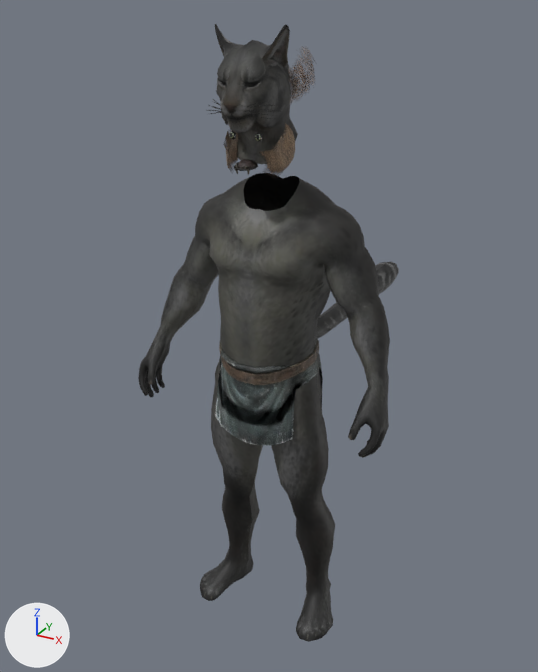
The glTF model packages/character-assets/files/races/khajiit.glb: old version first, new version second.
One viewpoint serves both versions: a 50 mm camera at (7.66, -13.85, 14.83) aimed at (-1.31, 2.47, 6.67). The lights are fixed; the arrows at lower left show +X, +Y and +Z. The first picture is the older version. Where no turn or scale is listed for an object, it has been applied to the vertices. Vertices at exactly the same position are counted once.

Script lines for the objects in view, before the commit:
```python
me_footmale_big = bpy.data.meshes.new('FootMale_Big')
me_footmale_big.from_pydata(...)  # 170 vertices, 316 faces; spans x -1.99..1.99, y -0.8..1.0, z -0.01..1.2
me_footmale_big.materials.append(mat_footmale_big_mat)
me_khajiitbeard02 = bpy.data.meshes.new('KhajiitBeard02')
me_khajiitbeard02.from_pydata(...)  # 353 vertices, 216 faces; spans x -0.9..0.87, y -0.24..0.72, z 13.01..14.19
me_khajiitbeard02.materials.append(mat_khajiitbeard02_mat)
me_maleheadkhajiit = bpy.data.meshes.new('MaleHeadKhajiit')
me_maleheadkhajiit.from_pydata(...)  # 1258 vertices, 2252 faces; spans x -0.86..0.83, y -1.42..0.61, z 11.91..14.57
me_maleheadkhajiit.materials.append(mat_maleheadkhajiit_mat)
me_maleunderwear_1 = bpy.data.meshes.new('MaleUnderwear_1')
me_maleunderwear_1.from_pydata(...)  # 257 vertices, 456 faces; spans x -1.24..1.24, y -1.07..1.11, z 5.49..8.12
me_maleunderwear_1.materials.append(mat_maleunderwear_1_mat)
me_maleunderwearbody_0 = bpy.data.meshes.new('MaleUnderwearBody:0')
me_maleunderwearbody_0.from_pydata(...)  # 1270 vertices, 2432 faces; spans x -2.92..2.92, y -1.01..1.47, z 1.13..11.51
me_maleunderwearbody_0.materials.append(mat_maleunderwearbody_0_mat)
ob_footmale_big = bpy.data.objects.new('FootMale_Big', me_footmale_big)
ob_footmale_big.location = (0.0, 0.0, 0.0)
ob_khajiitbeard02 = bpy.data.objects.new('KhajiitBeard02', me_khajiitbeard02)
ob_khajiitbeard02.location = (0.0, 0.0, 0.0)
ob_maleheadkhajiit = bpy.data.objects.new('MaleHeadKhajiit', me_maleheadkhajiit)
ob_maleheadkhajiit.location = (0.0, 0.0, 0.0)
ob_maleunderwear_1 = bpy.data.objects.new('MaleUnderwear_1', me_maleunderwear_1)
ob_maleunderwear_1.location = (0.0, 0.0, 0.0)
ob_maleunderwearbody_0 = bpy.data.objects.new('MaleUnderwearBody:0', me_maleunderwearbody_0)
ob_maleunderwearbody_0.location = (0.0, 0.0, 0.0)
# also in view: 'khajiitTailOUT' at (0.0, 4.61, 7.11); 'HandMaleBig3rd' at (0.0, -0.46, 6.92); 'KhajiitBeard01Alpha' at (-0.02, -0.46, 12.21)
```
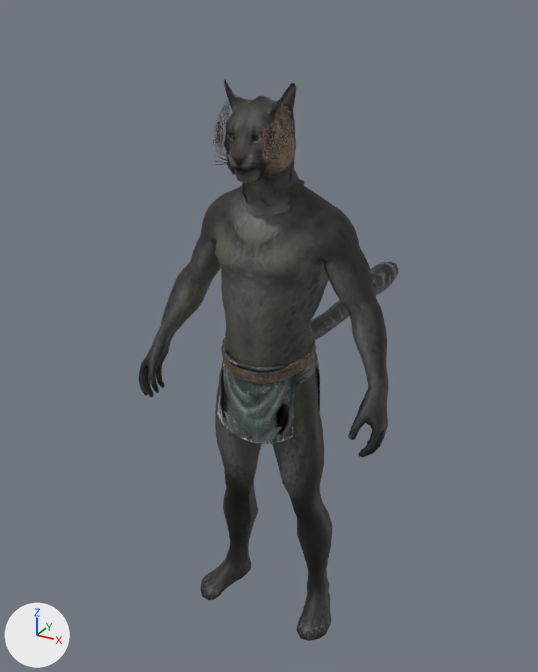
The edits, one by one:
me_maleunderwear_1 is used by ob_maleunderwear_1; location (0.0, 0.0, 0.0).
me_maleunderwear_1 had 257 vertices, 456 faces and spanned x -1.24..1.24, y -1.07..1.11, z 5.49..8.12.
me_maleunderwear_1 now has 271 vertices, 491 faces and spans x -1.16..1.16, y -1.0..1.09, z 5.52..8.12.
me_maleunderwear_1 part 1: 257 vertices removed from x -1.24..1.24, y -1.07..1.11, z 5.49..8.12; 271 vertices added at x -1.16..1.16, y -1.0..1.09, z 5.52..8.12.
me_maleunderwearbody_0 is used by ob_maleunderwearbody_0; location (0.0, 0.0, 0.0).
me_maleunderwearbody_0 had 1270 vertices, 2432 faces and spanned x -2.92..2.92, y -1.01..1.47, z 1.13..11.51.
me_maleunderwearbody_0 now has 1270 vertices, 2432 faces and spans x -2.91..2.91, y -0.93..1.32, z 1.14..11.46.
me_maleunderwearbody_0 part 2: 1268 of 1270 vertices moved; they spanned x -2.92..2.92, y -1.01..1.47, z 1.13..11.51 and now span x -2.91..2.91, y -0.93..1.32, z 1.14..11.46; mean shift (0.0, 0.0, 0.01); largest move (1.18, 1.29, 9.75) -> (1.08, 1.13, 9.86).
me_khajiitbeard02 is used by ob_khajiitbeard02; location (0.0, 0.0, 0.0).
me_khajiitbeard02 had 353 vertices, 216 faces and spanned x -0.9..0.87, y -0.24..0.72, z 13.01..14.19.
me_khajiitbeard02 now has 353 vertices, 216 faces and spans x -0.88..0.89, y -1.2..-0.24, z 12.03..13.19.
me_khajiitbeard02 part 3: the whole mesh is multiplied about its middle by the matrix ((1.0, -0.005, 0.0), (0.005, 0.999, 0.038), (-0.001, -0.038, 0.999)), then moved by (0.01, -0.95, -0.99).
me_maleheadkhajiit is used by ob_maleheadkhajiit; location (0.0, 0.0, 0.0).
me_maleheadkhajiit had 1258 vertices, 2252 faces and spanned x -0.86..0.83, y -1.42..0.61, z 11.91..14.57.
me_maleheadkhajiit now has 1260 vertices, 2252 faces and spans x -0.85..0.85, y -1.2..0.9, z 10.82..13.53.
me_maleheadkhajiit part 4: the loose piece of 10 vertices spanning x 0.24..0.83, y -1.3..-0.96, z 13.05..13.1 is moved by (0.02, 0.22, -1.02).
me_maleheadkhajiit part 5: the loose piece of 1138 vertices spanning x -0.82..0.79, y -1.42..0.61, z 11.91..14.57 is rebuilt with 1014 vertices and now spans x -0.8..0.8, y -1.2..0.72, z 10.94..13.53.
me_maleheadkhajiit part 6: a new loose piece of 126 vertices spanning x -0.72..0.72, y -0.44..0.9, z 10.82..11.92, in mat_maleheadkhajiit_mat.
Other edits to the shape of me_maleheadkhajiit do not show in these pictures.

Boxes (x1, y1, x2, y2) around the edits, measured in the pictures (538 x 672 px; the box of a moved part takes in the faces that stretch with it):
'MaleUnderwearBody:0', reshaped: before (162, 173, 390, 577); after (163, 185, 387, 577)
'MaleHeadKhajiit', reshaped: before (206, 24, 298, 164); after (215, 80, 304, 216)
'MaleUnderwear_1', reshaped: before (215, 337, 323, 446); after (217, 327, 320, 444)
'KhajiitBeard02', reshaped: before (289, 47, 316, 103); after (213, 101, 294, 160)
part 4 of me_maleheadkhajiit, moved or reshaped: before (245, 109, 281, 112); after (252, 162, 287, 165)
part 5 of me_maleheadkhajiit, rebuilt (13% narrower, 10% shorter): before (215, 24, 298, 164); after (224, 80, 296, 206)
part 6 of me_maleheadkhajiit, added: after (240, 161, 304, 216)
